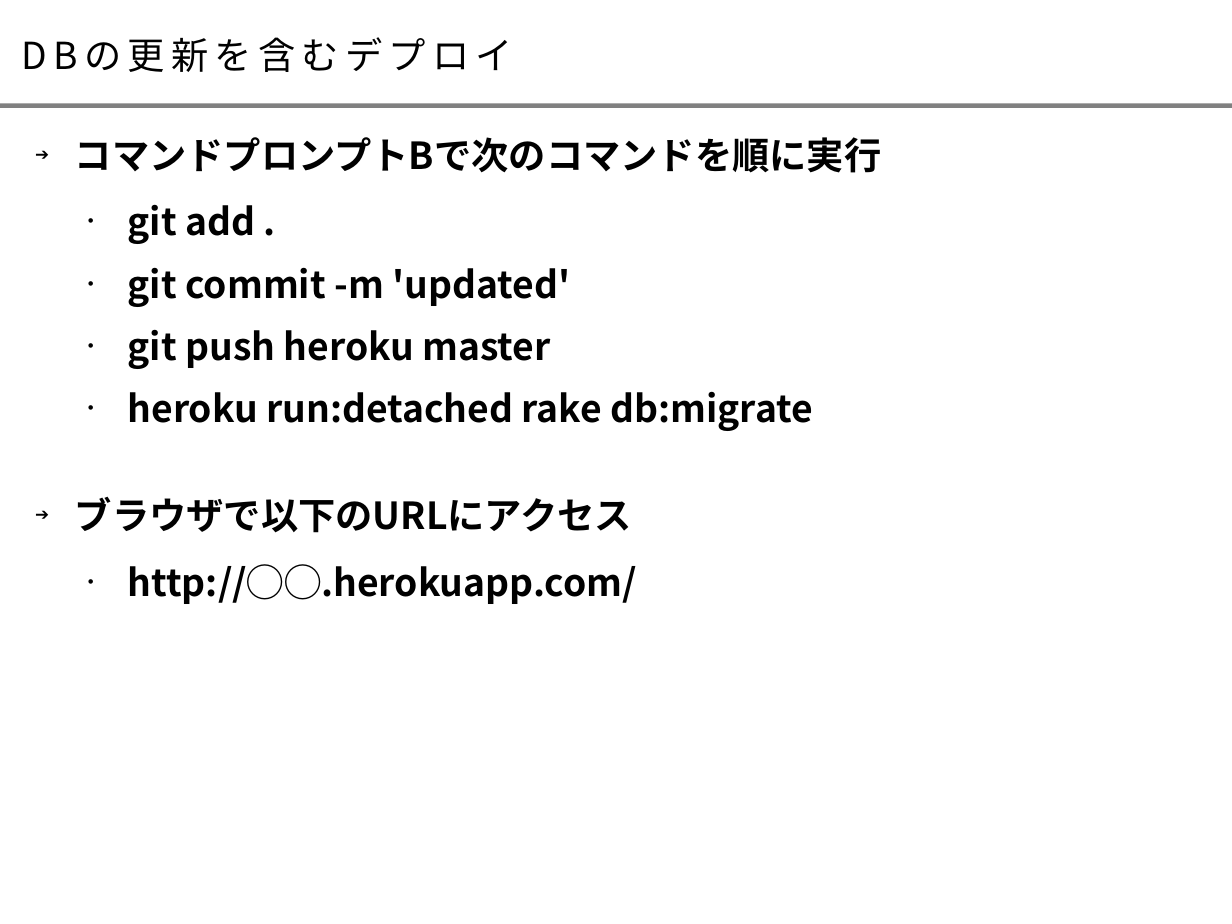
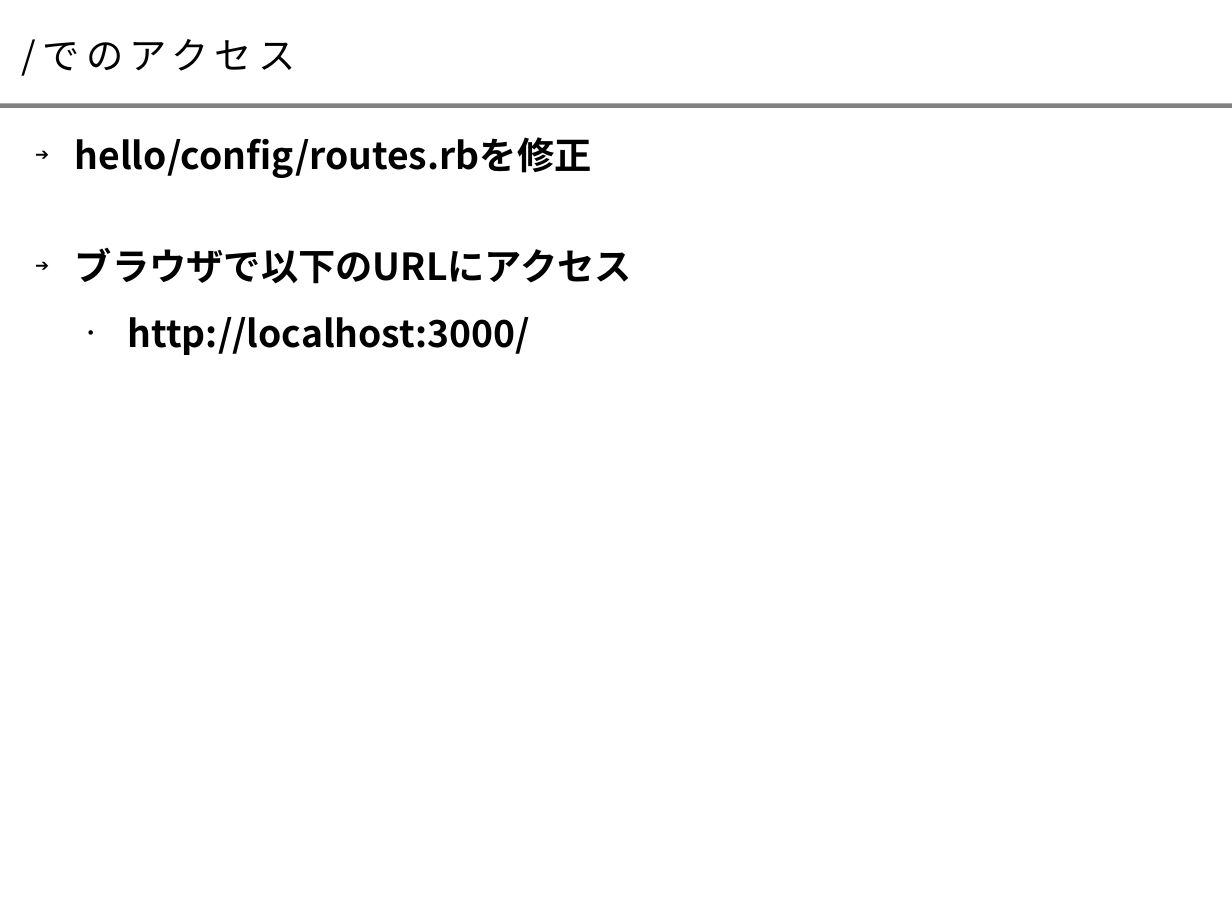
Before and after one commit to takaokouji/sitw16-hello, a slide deck: slide 17 of doc/startup_ruby_paas.odp (slide 22 before the commit). Drawn at 1232x924 pixels with LibreOffice and Linux fonts; fonts in the diff are those of the drawing. Boxes give left, top, right and bottom in pixels: in the first picture for what was removed or moved away, otherwise in the second. Text is boxed around its words. In the diff, an @@ line names an element or a change of style, - is before the commit and + after.

```diff
--- a/doc/startup_ruby_paas.odp
+++ b/doc/startup_ruby_paas.odp
@@ title at (x1=43, y1=39, x2=295, y2=71): text changed @@
-DBの更新を含むデプロイ
+/でのアクセス
@@ text at (x1=75, y1=137, x2=592, y2=178): text changed @@
-➔ コマンドプロンプトBで次のコマンドを順に実行
-  • git add .
-  • git commit -m 'updated'
-  • git push heroku master
-  • heroku run:detached rake db:migrate
+➔ hello/config/routes.rbを修正
@@ text at (x1=128, y1=317, x2=530, y2=355): text changed @@
-  • http://◯◯.herokuapp.com/
+  • http://localhost:3000/
```
Also in this commit, not shown: 8 other slides changed, 4 slides removed.
